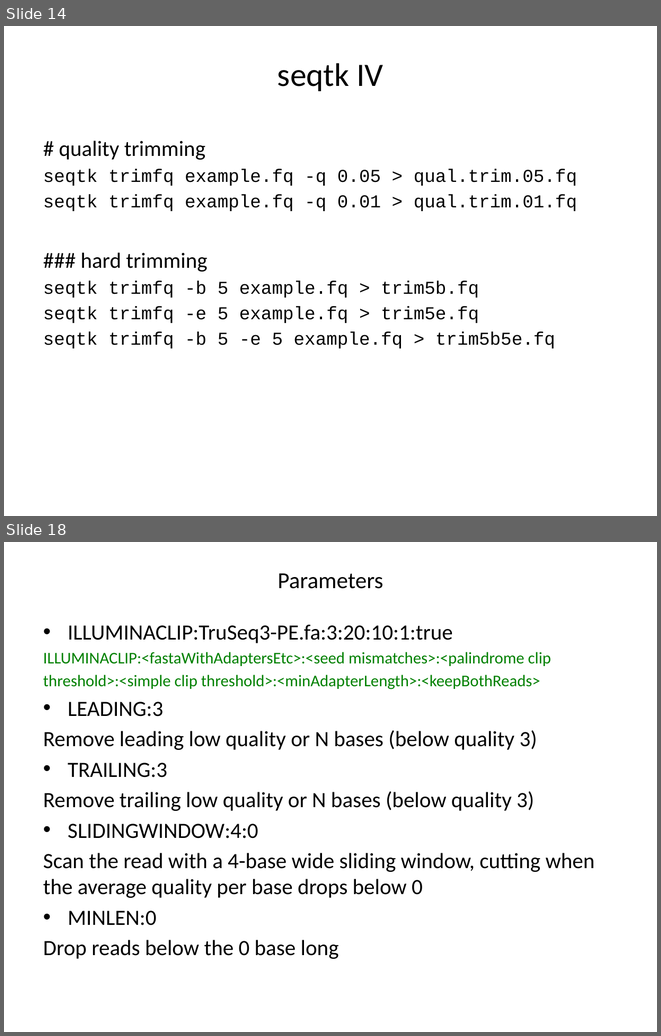
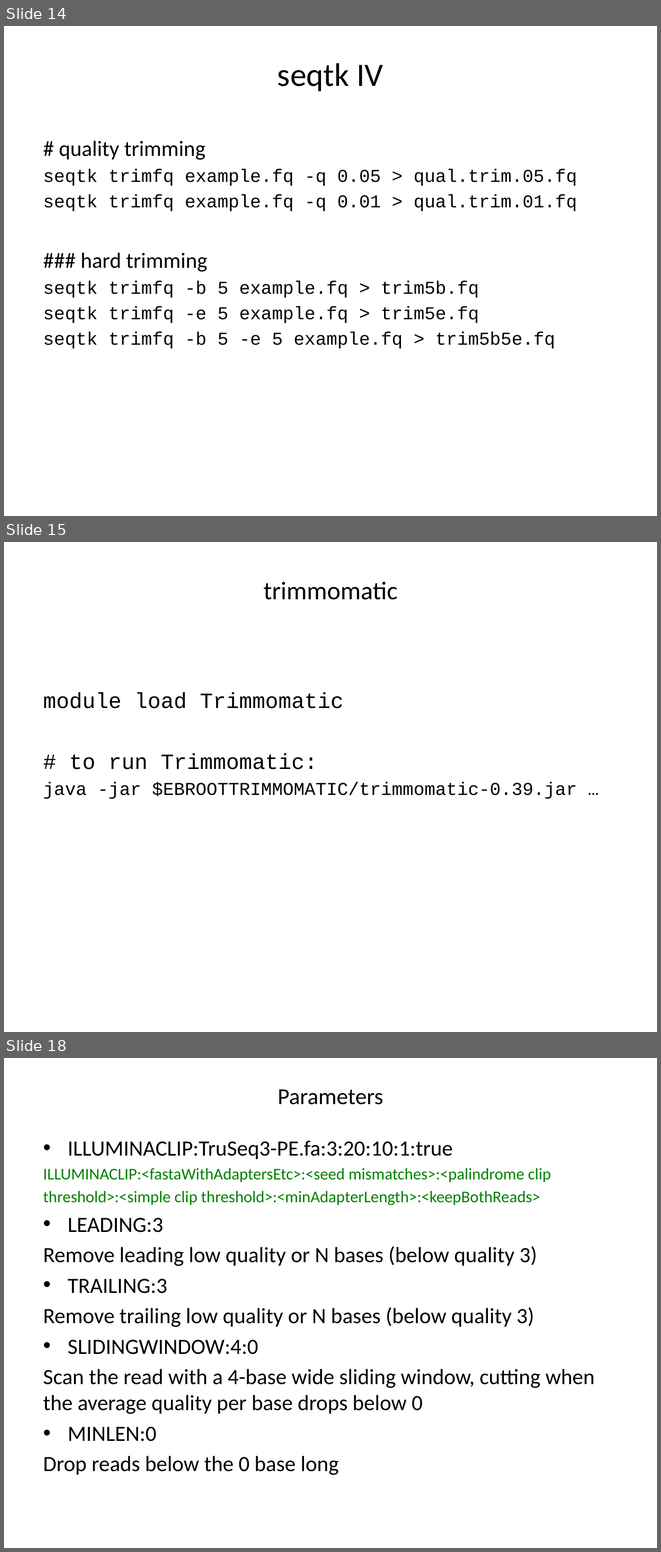
Before and after one commit to liu3zhenlab/teaching, a slide deck: PLPTH813Bioinformatis/2023/labs/lab04_NGS.pptx. Shown one above the other, each under a label of ours: slides 14 and 18 before the commit, slides 14, 15 and 18 after it; the slides between them are not shown. The pictures are 661x1036 and 661x1552 pixels, drawn with LibreOffice and Linux fonts; fonts in the diff are those of the drawing. Boxes give left, top, right and bottom in pixels: in the first picture for what was removed or moved away, otherwise in the second. Text is boxed around its words. In the diff, an @@ line names an element or a change of style, - is before the commit and + after.

```diff
--- a/PLPTH813Bioinformatis/2023/labs/lab04_NGS.pptx
+++ b/PLPTH813Bioinformatis/2023/labs/lab04_NGS.pptx
@@ slide 15 added at [4, 542, 657, 1032], background #FFFFFF @@
@@ title added at [264, 582, 398, 600], 28 pt, text #000000 @@
+trimmomatic
@@ text added at [43, 692, 577, 799], 20 pt, text #000000 @@
+module load Trimmomatic
+# to run Trimmomatic:
+java -jar $EBROOTTRIMMOMATIC/trimmomatic-0.39.jar …
```
Also in this commit, not shown: 3 slides changed, 1 other slide added, 2 other files.
